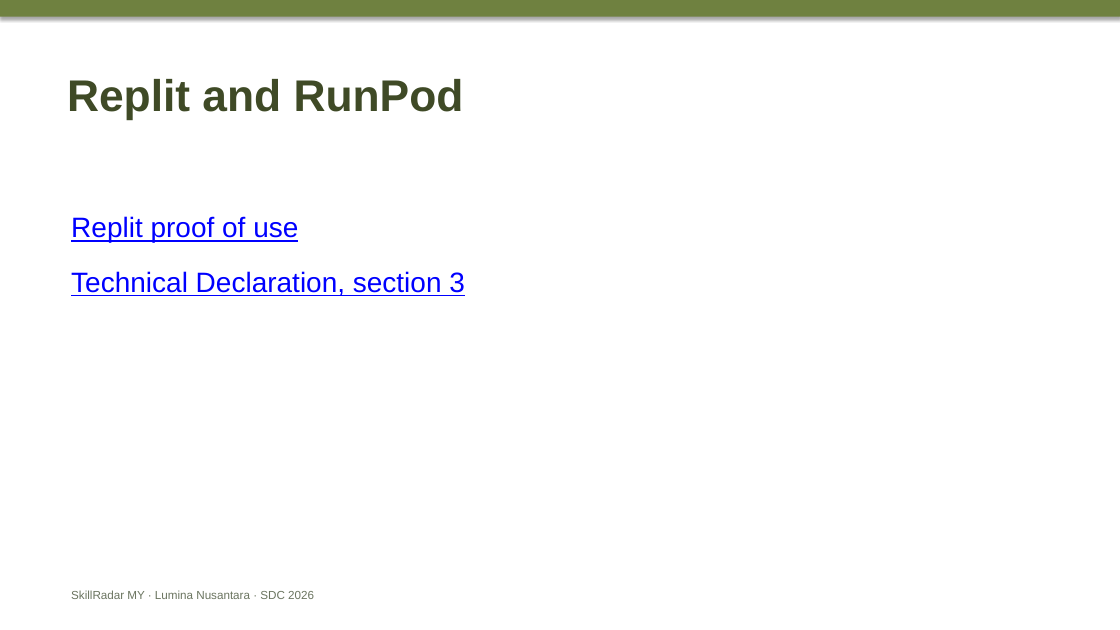
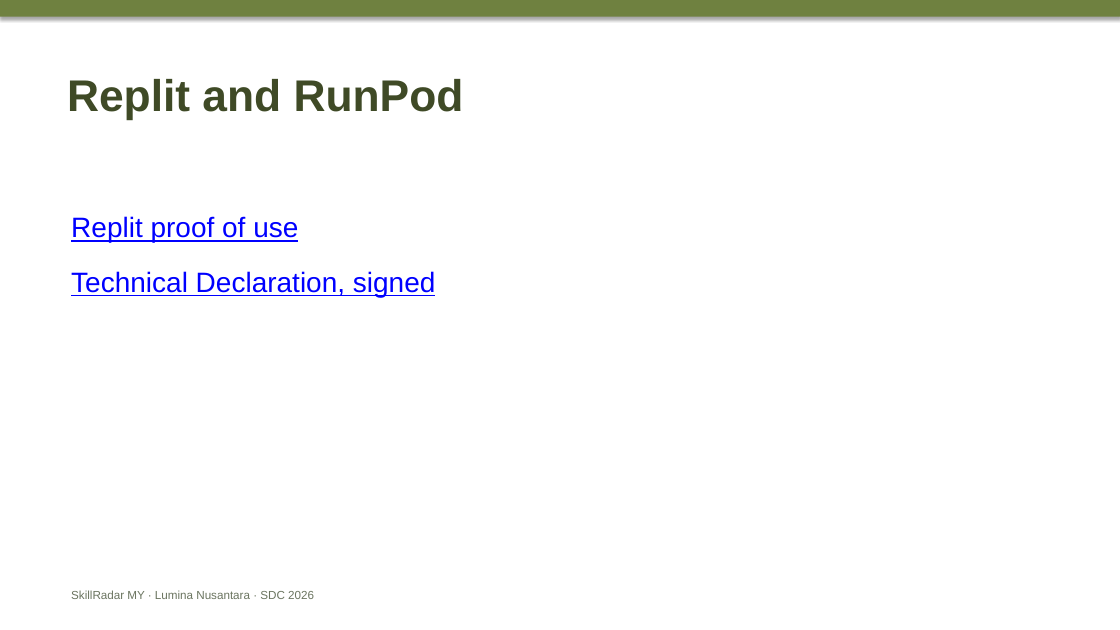
Before and after one commit to douyinlin/sdc2026-lumina-nusantara, a slide deck: slide 4 of team/CUE_DECK_4min10_to_6min.pptx. Drawn at 1120x630 pixels with LibreOffice and Linux fonts; fonts in the diff are those of the drawing. Boxes give left, top, right and bottom in pixels: in the first picture for what was removed or moved away, otherwise in the second. Text is boxed around its words. In the diff, an @@ line names an element or a change of style, - is before the commit and + after.

```diff
--- a/team/CUE_DECK_4min10_to_6min.pptx
+++ b/team/CUE_DECK_4min10_to_6min.pptx
@@ text at bbox=[71, 271, 435, 297]: text changed @@
-Technical Declaration, section 3
+Technical Declaration, signed
```
Also in this commit, not shown: 3 other slides changed, 3 other files.
